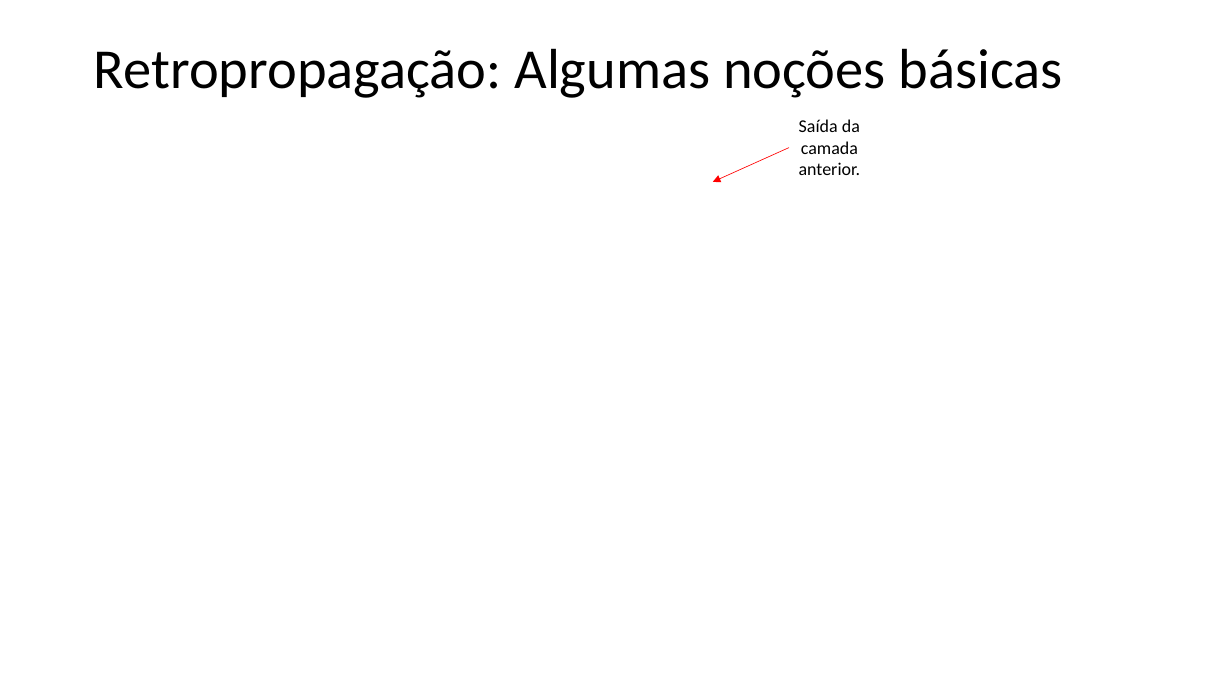
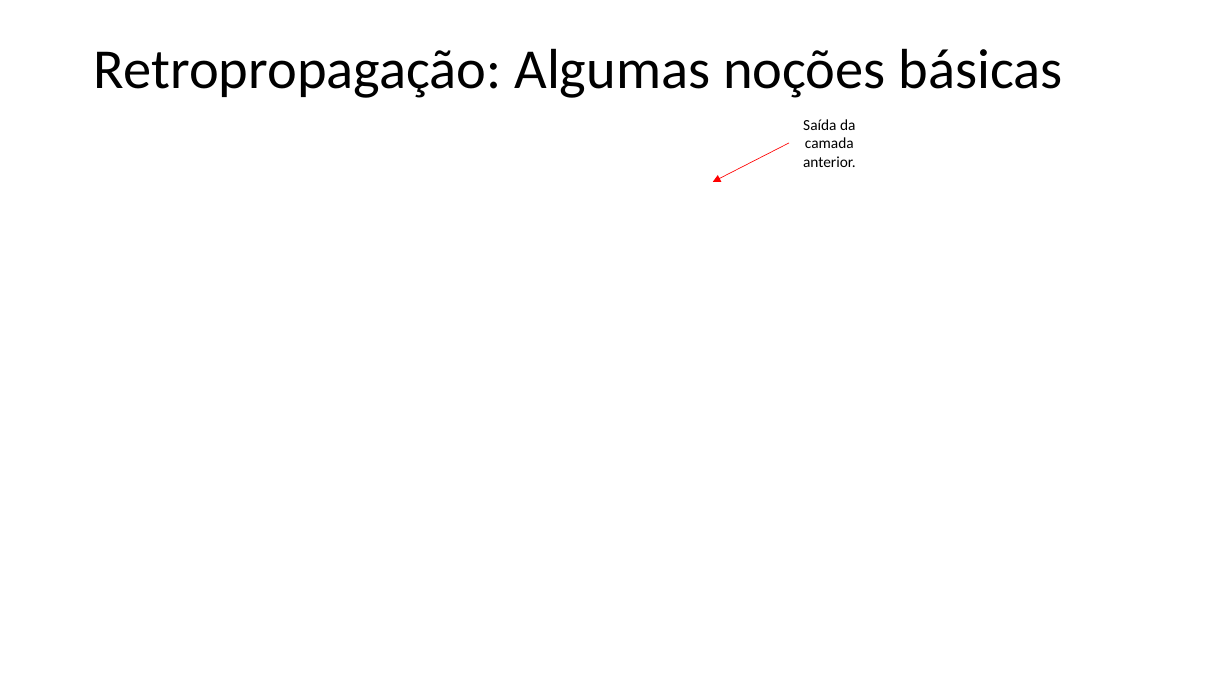
Before and after one commit to zz4fap/t320_aprendizado_de_maquina, a slide deck: slide 19 of slides/T320_Redes_Neurais_Artificiais (Parte III).pptx. Drawn at 1232x693 pixels with LibreOffice and Linux fonts; fonts in the diff are those of the drawing; grey boxes stand for pictures. Boxes give left, top, right and bottom in pixels: in the first picture for what was removed or moved away, otherwise in the second. Text is boxed around its words. In the diff, an @@ line names an element or a change of style, - is before the commit and + after.

```diff
--- a/slides/T320_Redes_Neurais_Artificiais (Parte III).pptx
+++ b/slides/T320_Redes_Neurais_Artificiais (Parte III).pptx
@@ text "Saída da camada anterior." at [803, 119, 856, 167]: size 14 to 12 pt @@
@@ arrow moved from (789, 148) - (713, 182) to (789, 143) - (713, 182) @@
```
Also in this commit, not shown: 10 other slides changed, 2 other files.
